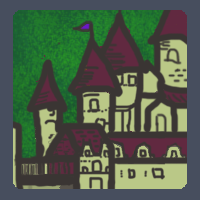
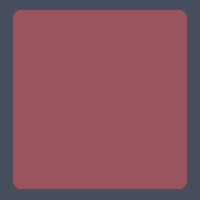
Before/after of a w=200, h=200 layered artwork. What changed in the layer stack:
added layer "图层 11" above "图层 10" over left=13, top=10, right=187, bottom=189
added layer "图层 10" above "主城" over left=13, top=10, right=187, bottom=189
hid group "主城" (3 layers) over left=13, top=10, right=187, bottom=189
